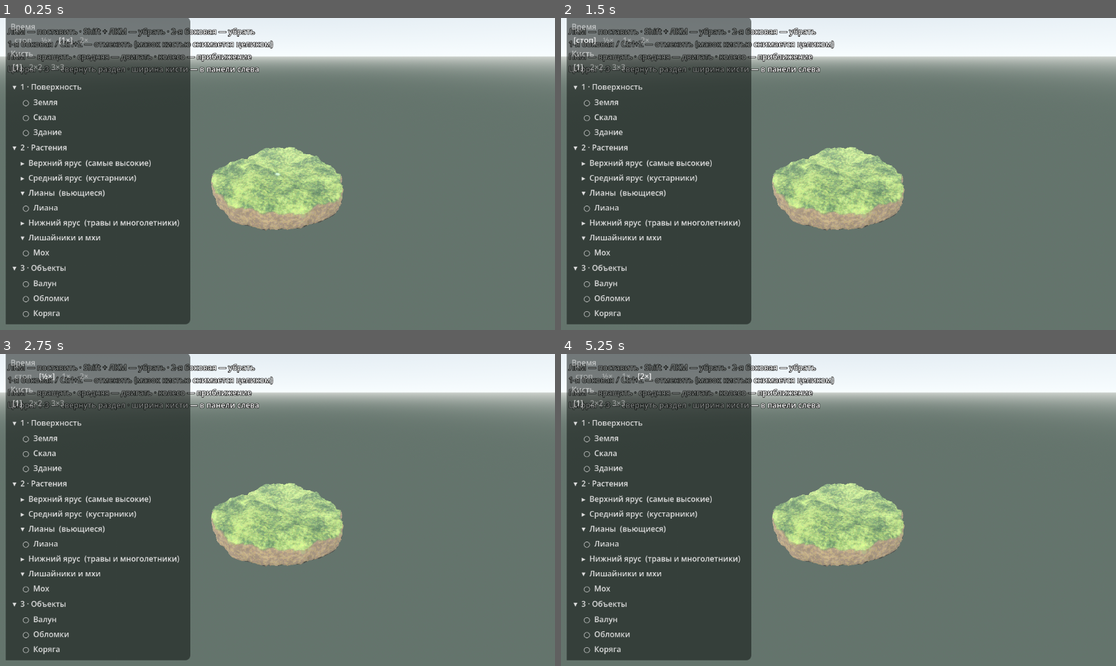
Above: before the commit, frames 1-4 (two rows, left to right).
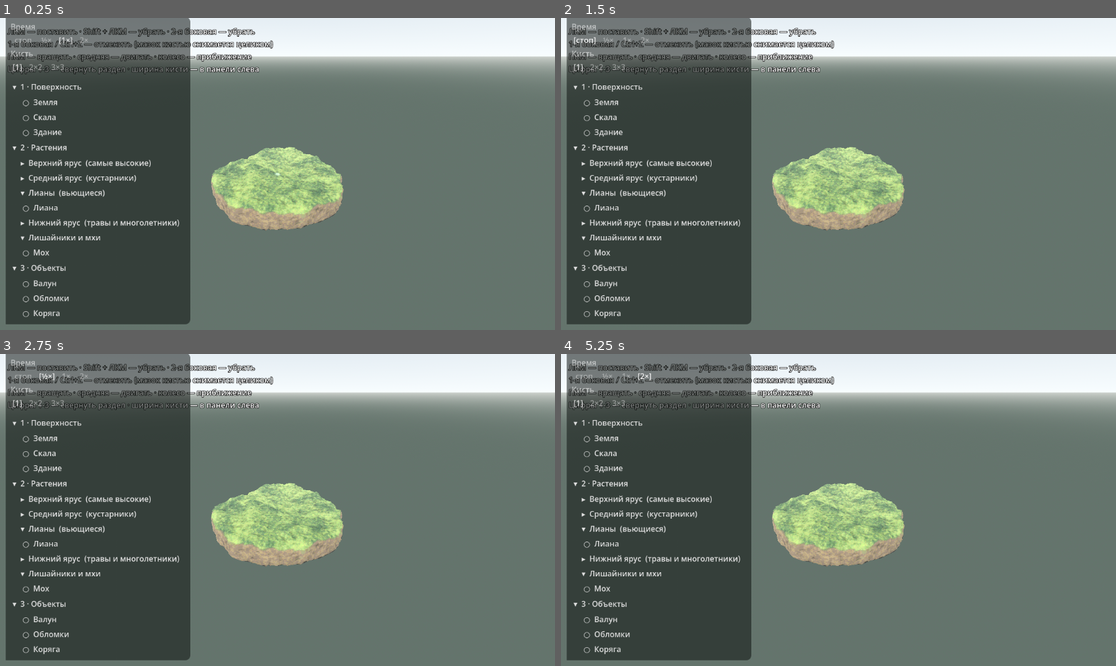
Above: after the commit, the same moments.

Repository: Vi223-TeaThreat/TeaTrap
Game: Godot game, scene res://Space.tscn
Two runs of this game, one before a commit and one after it. Both use one fixed random seed, a clock stepped at 60 frames per second and the inputs below.
Inputs:
- Up to frame 1 (0.25 s): no input
- Up to frame 2 (1.5 s): click "стоп" at 0.5 s; click "[стоп]" at 1.25 s
- Up to frame 3 (2.75 s): click "½×" at 2 s
- Up to frame 4 (5.25 s): click "[½×]" at 2.75 s; click "1×" at 3.5 s; click "½×" at 4.25 s; click "2×" at 5 s

The runs differ from the first frame. In frame 1, 0.2% of the frame differs, in the area x 39-61%, y 42-67%; in frame 2, 0.2%; in frame 3, 0.2%; in frame 4, 0.2%.

Commit message:
Впадины считаются по перегибу поля, а не подставляются постоянной
Поверхность клала в каждую вершину ровно половину — «место ровное». По этому
числу шейдер темнит стыки, пускает зелень в трещины и целиком заращивает
затенённые глыбы: вся эта треть облика камня молча умножалась на ноль. Теперь
величина настоящая — у впадины соседи в среднем полнее самой ячейки, у выступа
беднее, и разница говорит, насколько круто поверхность заворачивает.

Заодно убран посредник, через который поверхность спрашивала долю породы:
на вершину приходилось два вызова, вершин у куска тысячи, и с добавлением
впадины клик подорожал с трёх миллисекунд до тридцати семи. Читаем прямо у
сетки — вернулось к четырём. Отклик здесь дороже красоты устройства.

Co-Authored-By: Claude Opus 5 <noreply@anthropic.com>

Diff:
--- a/SpaceGrid.gd
+++ b/SpaceGrid.gd
@@ -28,6 +28,12 @@
 
 const EPS: float = 0.00001
 const WELD: float = 0.01          # на таком расстоянии вершины считаем одной
+# Шесть прямых соседей по решётке. Кольцо нарочно узкое: по всем двадцати шести
+# всё, что считается по соседям, расползается заметно дальше своего места.
+const NEIGHBOURS := [
+	Vector3i(1, 0, 0), Vector3i(-1, 0, 0), Vector3i(0, 1, 0),
+	Vector3i(0, -1, 0), Vector3i(0, 0, 1), Vector3i(0, 0, -1),
+]
 
 var seeds: PackedVector3Array = PackedVector3Array()
 var lattice: PackedVector3Array = PackedVector3Array()   # узлы решётки семян
@@ -42,6 +48,7 @@
 var _node_index: Dictionary = {}  # узел решётки Vector3i -> номер семени
 var fill: PackedFloat32Array = PackedFloat32Array()       # насколько ячейка полна
 var base_fill: PackedFloat32Array = PackedFloat32Array()  # природный рельеф
+var cavity: PackedFloat32Array = PackedFloat32Array()     # −1 выступ, +1 щель
 var edits: Dictionary = {}        # ячейка -> насколько её подняли мазками
 var stone: Dictionary = {}        # ячейка -> насколько она каменистая, 0..1
 var _rock_noise: FastNoiseLite
@@ -591,6 +598,46 @@
 			solid[i] = true
 	base_fill = fill.duplicate()
 	edits = {}
+	cavity.resize(seeds.size())
+	for i in range(seeds.size()):
+		if _play[i] != 0:
+			_refresh_cavity(i)
+
+
+# ВПАДИНА. Насколько ячейка сидит в складке: −1 на голом выступе, 0 на ровном,
+# +1 в глубокой щели. Считается по перегибу поля — у впадины соседи в среднем
+# полнее самой ячейки, у выступа беднее, и величина этой разницы говорит,
+# насколько круто поверхность заворачивает.
+#
+# Это ловит сразу всё, что нужно окраске: щели между глыбами, складки огранки,
+# стык насыпи с землёй и подножие камня. По этому числу шейдер темнит стыки,
+# пускает зелень в трещины и целиком зарастает затенённые глыбы — до сих пор
+# вместо него в поверхность клалась постоянная, и вся эта треть облика молча
+# умножалась на ноль.
+const CAVITY_GAIN: float = 2.6
+
+func _refresh_cavity(index: int) -> void:
+	if index < 0 or index >= cavity.size():
+		return
+	var node: Vector3i = node_of(index)
+	var sum := 0.0
+	var count := 0
+	for step in NEIGHBOURS:
+		var s: int = node_seed(node + step)
+		if s < 0:
+			continue
+		sum += fill[s]
+		count += 1
+	if count == 0:
+		cavity[index] = 0.0
+		return
+	cavity[index] = clampf((sum / float(count) - fill[index]) * CAVITY_GAIN, -1.0, 1.0)
+
+
+func cavity_of(index: int) -> float:
+	if index < 0 or index >= cavity.size():
+		return 0.0
+	return cavity[index]
 
 
 # Мягкий минимум: там, где два ограничения близки, стык скругляется на `k`.
@@ -741,6 +788,19 @@
 		# пересчёте по ядру, которого никто не звал, и до картинки не доходила:
 		# камень отличался от земли одним цветом.
 		fill[j] = base_fill[j] + float(edits.get(j, 0.0)) + _facet(j)
+
+	# Впадину пересчитываем ШИРЕ мазка: она смотрит на соседей, и у ячейки за
+	# краем зоны сосед только что изменился. Наружу отдаём всё равно саму зону —
+	# ячейки за её краем не поменяли ни породы, ни вида, только затенение стыка.
+	var seen: Dictionary = zone.duplicate()
+	for j in zone:
+		var node3: Vector3i = node_of(j)
+		for step in NEIGHBOURS:
+			var n3: int = node_seed(node3 + step)
+			if n3 >= 0:
+				seen[n3] = true
+	for j in seen:
+		_refresh_cavity(j)
 	return zone.keys()
 
 
--- a/SpaceMain.gd
+++ b/SpaceMain.gd
@@ -273,12 +273,6 @@
 				chunk_list[ch] = true
 				if dirty:
 					_dirty_chunks[ch] = true
-
-
-# Доля породы у семени: 0 земля, 1 камень. Берём её из поля, а не из материала
-# ячейки: там она меняется плавно, и камень сходит в траву без резкой границы.
-func _stone_of(cell: int) -> float:
-	return grid.stone_of(cell)
 
 
 # Мир достраивается КУСКАМИ, от середины наружу, отпуская кадр между ними.
@@ -439,7 +433,7 @@
 		chunk_nodes.erase(chunk)
 	var lo: Vector3i = chunk * CHUNK_NODES
 	var hi: Vector3i = lo + Vector3i(CHUNK_NODES, CHUNK_NODES, CHUNK_NODES)
-	var mesh: ArrayMesh = SurfaceScript.build(grid, lo, hi, _stone_of)
+	var mesh: ArrayMesh = SurfaceScript.build(grid, lo, hi)
 	if mesh == null:
 		return
 
@@ -648,7 +642,7 @@
 	var node: Vector3i = grid.node_of(target)
 	var span := 1 + brush
 	var edge := Vector3i(span, span, span)
-	frame_node.mesh = SurfaceScript.build(grid, node - edge, node + edge, _stone_of)
+	frame_node.mesh = SurfaceScript.build(grid, node - edge, node + edge)
 	if frame_node.mesh == null:
 		frame_node.visible = false
 
--- a/Surface.gd
+++ b/Surface.gd
@@ -46,8 +46,12 @@
 
 # Собирает кусок поверхности по кубикам решётки в заданных пределах.
 # `grid` — сетка, `lo`/`hi` — углы области в узлах решётки.
-# `stone_of` — доля породы у семени (0 земля, 1 скала), для раскраски.
-static func build(grid, lo: Vector3i, hi: Vector3i, stone_of: Callable) -> ArrayMesh:
+#
+# Породу и впадину берём У САМОЙ СЕТКИ, без посредника. Раньше долю породы
+# приносил переданный сюда вызов, и на каждую вершину приходилось по два таких
+# обращения; вершин у куска тысячи, и один клик стоил тридцати семи миллисекунд
+# вместо трёх. Отклик здесь дороже красоты устройства.
+static func build(grid, lo: Vector3i, hi: Vector3i) -> ArrayMesh:
 	var st := SurfaceTool.new()
 	st.begin(Mesh.PRIMITIVE_TRIANGLES)
 	var any := false
@@ -75,7 +79,7 @@
 				if not ok or below == 0 or below == 8:
 					continue
 				for t in TETS:
-					if _emit_tet(st, grid, idx, val, t, stone_of):
+					if _emit_tet(st, grid, idx, val, t):
 						any = true
 
 	if not any:
@@ -113,12 +117,12 @@
 
 
 static func _emit_tet(st: SurfaceTool, grid, idx: PackedInt32Array,
-		val: PackedFloat32Array, t: Array, stone_of: Callable) -> bool:
+		val: PackedFloat32Array, t: Array) -> bool:
 	var poly: Array = tet_polygon(grid, idx, val, t)
 	if poly.is_empty():
 		return false
 
-	_face(st, poly, _outward(grid, idx, val, t), grid, stone_of)
+	_face(st, poly, _outward(grid, idx, val, t), grid)
 	return true
 
 
@@ -227,8 +231,9 @@
 # Вывернутый треугольник не рисуется со своей стороны — сквозь него видно небо,
 # и это неотличимо от дыры с прямыми краями. Сетка при этом остаётся замкнутой,
 # поэтому поиск незамкнутых рёбер таких мест не находит.
-static func _face(st: SurfaceTool, cut: Array, want: Vector3, grid,
-		stone_of: Callable) -> void:
+static func _face(st: SurfaceTool, cut: Array, want: Vector3, grid) -> void:
+	var stone_raw: Dictionary = grid.stone
+	var cav_all: PackedFloat32Array = grid.cavity
 	for i in range(1, cut.size() - 1):
 		var tri: Array = wound([cut[0], cut[i], cut[i + 1]], grid, want)
 		if tri.is_empty():
@@ -240,9 +245,16 @@
 		# многогранником. Это ничего не стоит и ничем не рискует: сама сетка не
 		# меняется, меняется только то, как её освещает.
 		var stones := [0.0, 0.0, 0.0]
+		var cavs := [0.0, 0.0, 0.0]
 		for k in range(3):
-			stones[k] = lerpf(float(stone_of.call(int(tri[k]["a"]))),
-				float(stone_of.call(int(tri[k]["b"]))), float(tri[k]["t"]))
+			var a: int = int(tri[k]["a"])
+			var b: int = int(tri[k]["b"])
+			var w: float = float(tri[k]["t"])
+			stones[k] = clampf(lerpf(float(stone_raw.get(a, 0.0)),
+				float(stone_raw.get(b, 0.0)), w), 0.0, 1.0)
+			# Впадина приходит с сетки: по ней шейдер темнит стыки и пускает
+			# зелень в трещины. Половина — ровное место, больше — щель.
+			cavs[k] = 0.5 + 0.5 * lerpf(cav_all[a], cav_all[b], w)
 		var flat: Vector3 = (tri[1]["p"] - tri[0]["p"]).cross(tri[2]["p"] - tri[0]["p"])
 		flat = flat.normalized() if flat.length() > 0.000001 else Vector3.ZERO
 		for k in range(3):
@@ -254,7 +266,7 @@
 				# он одинаково смотрит в обе.
 				var faced: Vector3 = flat if flat.dot(smooth) > 0.0 else -flat
 				n = smooth.lerp(faced, minf(stones[k], 1.0) * FACE_LIGHT).normalized()
-			st.set_uv(Vector2(stones[k], 0.5))
+			st.set_uv(Vector2(stones[k], cavs[k]))
 			st.set_normal(n)
 			st.add_vertex(cc["p"])
 
